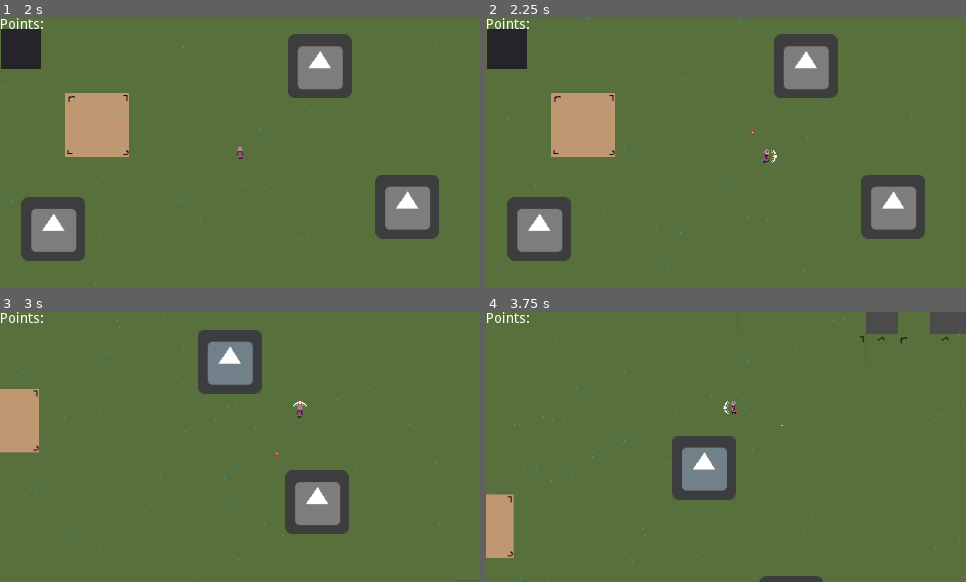
Above: before the commit, frames 1-4 (two rows, left to right).
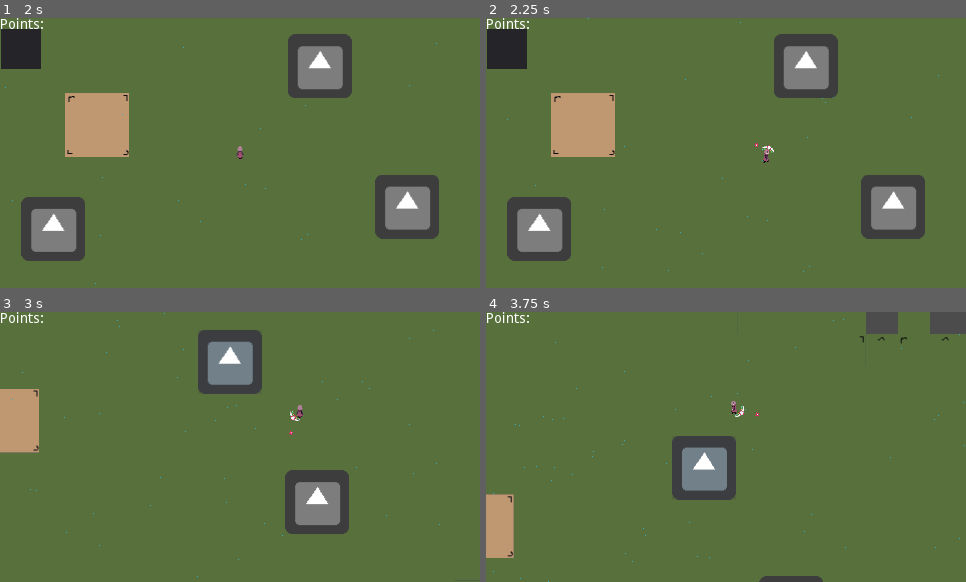
Above: after the commit, the same moments.

Repository: Struckdown/AGJ2020
Game: Godot game, scene res://Scenes/World.tscn
The game is run twice, just before and just after one commit, with the same random seed, the same clock (stepped at 60 frames per second) and the same inputs. The engine's default icon, where the game draws it, is replaced by a stand-in: a white triangle on a blue panel in a dark square.
Inputs (mouse positions are in pixels of both pictures, inside the frame that each line leads up to):
- Up to frame 1 (2 s): tap Enter at 0.5 s; move the mouse to (345, 139) at 0.52 s; hold D (right) 0.53-1.28 s; click (345, 139) at 0.6 s; tap Space at 1.25 s; move the mouse to (144, 166) at 1.27 s; hold S (down) from 1.28 s (still down); click (144, 166) at 1.35 s
- Up to frame 2 (2.25 s): tap Enter at 2 s; move the mouse to (774, 93) at 2.02 s; release S (down) at 2.03 s; hold D (right) from 2.03 s (still down); click (774, 93) at 2.1 s
- Up to frame 3 (3 s): move the mouse to (216, 501) at 2.77 s; release D (right) at 2.78 s; hold W (up) from 2.78 s (still down); click (216, 501) at 2.85 s
- Up to frame 4 (3.75 s): move the mouse to (870, 487) at 3.52 s; release W (up) at 3.53 s; hold A (left) from 3.53 s (still down); click (870, 487) at 3.6 s

Frame 1 is identical in both runs. In frame 2, less than 0.1% of the frame differs, in the area x 55-61%, y 41-54%; in frame 3, less than 0.1%, in the area x 57-64%, y 32-54%; in frame 4, less than 0.1%.

Commit message:
Bow faces direction of mouse
-Bow now faces direction of mouse when shot

Diff:
--- a/src/Scripts/Character.gd
+++ b/src/Scripts/Character.gd
@@ -2,13 +2,17 @@
 
 var speed = 200  # speed in pixels/sec
 var velocity = Vector2.ZERO
+var currentCharge = 0
+var maxCharge = 100
+var bowLength = 25
 export (PackedScene) var projectile
 var newAnim
 var curAnim
 enum {LEFT, UP, DOWN, RIGHT}
 
 func _ready():
-	updateBow("left")
+	updateBow()
+	currentCharge = 0
 
 func get_input():
 	velocity = Vector2.ZERO
@@ -16,25 +20,26 @@
 		velocity.x += 1
 		newAnim = "sideAnim"
 		$Raine.flip_h = false
-		updateBow(RIGHT)
 	if Input.is_action_pressed('left'):
 		velocity.x -= 1
 		newAnim = "sideAnim"
 		$Raine.flip_h = true
-		updateBow(LEFT)
 	if Input.is_action_pressed('down'):
 		velocity.y += 1
 		newAnim = "downAnim"
-		updateBow(DOWN)
 	if Input.is_action_pressed('up'):
 		velocity.y -= 1
 		newAnim = "upAnim"
-		updateBow(UP)
 	# Make sure diagonal movement isn't faster
 	velocity = velocity.normalized() * speed
 
-	if Input.is_action_just_pressed("shoot"):
+	#if Input.is_action_just_pressed("shoot"):
+		#shoot()
+
+	if Input.is_action_just_released("shoot"):
+		updateBow()
 		shoot()
+		currentCharge = 0
 
 	if newAnim != curAnim:
 		$RaineAnimPlayer.play(newAnim)
@@ -54,20 +59,12 @@
 	get_parent().add_child(b)
 	b.transform = transform
 	b.rotation  = get_angle_to(get_global_mouse_position())
+	currentCharge = 0;
 
 
 # take in enum direction
-func updateBow(dir):
-	match dir:
-		RIGHT:
-			$"Rain Bow".offset = Vector2(25, 0)
-			$"Rain Bow".frame = 3
-		LEFT:
-			$"Rain Bow".offset = Vector2(-25, 0)
-			$"Rain Bow".frame = 1
-		DOWN:
-			$"Rain Bow".offset = Vector2(0, 25)
-			$"Rain Bow".frame = 0
-		UP:
-			$"Rain Bow".offset = Vector2(0, -25)
-			$"Rain Bow".frame = 2
+func updateBow():
+	$"Rain Bow".frame = 3
+	$"Rain Bow".rotation = get_angle_to(get_global_mouse_position())
+	#$"Rain Bow".offset = Vector2(bowOffset, 0)
+	$"Rain Bow".offset = Vector2(bowLength, 0)
